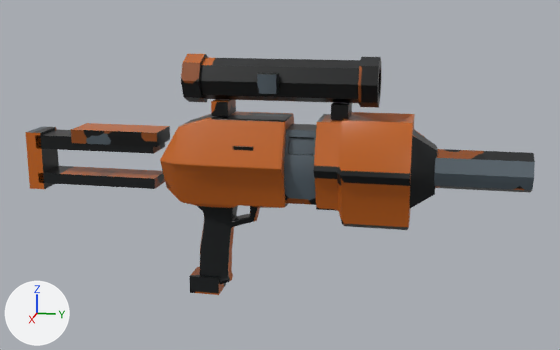
A saved change to the glTF model deathmatch/weapons/cq/scout_pistol.glb.
Rendered twice from a 50 mm lens placed at (1.015, 0.288, 0.344), pointed at (-0.004, 0.084, 0.089). Arrows for +X, +Y and +Z are at lower left; the lights stay in place. The picture after the commit comes second. Vertices at exactly the same position are counted once.

Before the edit, the objects in view are built like this:
```python
me_receiver_001 = bpy.data.meshes.new('Receiver.001')
me_receiver_001.from_pydata(...)  # 471 vertices, 875 faces; spans x -0.06..0.06, y -0.277..0.415, z -0.077..0.253
me_receiver_001.materials.append(mat_scout_pistol_baked)  # picture img_scout_pistol
# before: 441 (-0.024, -0.087, 0.118) at pixel (165, 146), 442 (-0.024, -0.087, 0.137), 445 (0.024, -0.087, 0.118) at pixel (153, 153), 446 (0.024, -0.087, 0.137), 449 (-0.024, -0.087, 0.068)
# before: 450 (-0.024, -0.087, 0.083), 453 (0.024, -0.087, 0.068) at pixel (154, 188), 454 (0.024, -0.087, 0.083) at pixel (154, 178)
me_receiver_003 = bpy.data.meshes.new('Receiver.003')
me_receiver_003.from_pydata(...)  # a box spanning x -0.0196..0.0196, y -0.0214..0.0213, z -0.0126..0.0126
me_receiver_003.materials.append(mat_scout_pistol_baked)  # picture img_scout_pistol
ob_insertedammo = bpy.data.objects.new('InsertedAmmo', me_receiver_003)
ob_insertedammo.location = (0.0, -0.021, -0.0717)
ob_scout_pistol = bpy.data.objects.new('scout_pistol', me_receiver_001)
ob_scout_pistol.location = (0.0, 0.0, 0.0)
```
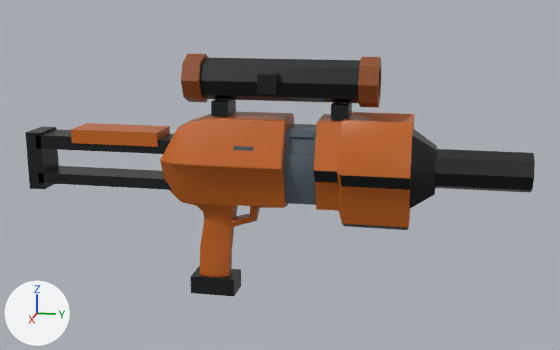
Boxes [x1, y1, x2, y2] around the edits, measured in the pictures (560 x 350 px; the box of a moved part takes in the faces that stretch with it):
```json
{"object": "scout_pistol", "change": "reshaped, surface changed", "before": [25, 54, 535, 284], "after": [25, 54, 535, 277]}
{"object": "InsertedAmmo", "change": "moved, rescaled", "before": [189, 267, 226, 295], "after": [190, 266, 241, 296], "on screen": "37% wider, 7% taller"}
{"part": 1, "of": "me_receiver_001", "change": "moved or reshaped", "before": [36, 129, 165, 189], "after": [35, 129, 174, 190]}
{"part": 2, "of": "me_receiver_001", "change": "surface changed", "before": [25, 54, 535, 284], "after": [25, 54, 535, 277]}
```

Scene script edits in JSON lines:
```json
{"block": "me_receiver_001", "where": "me_receiver_001.from_pydata(...)  # 471 vertices, 875 faces; spans x -0.06..0.06, y -0.277..0.415, z -0.077..0.253"}
{"block": "me_receiver_001", "where": "# used by ob_scout_pistol; location = (0.0, 0.0, 0.0)"}
{"block": "me_receiver_001", "change": "me_receiver_001 part 1"}
{"op": "add", "block": "me_receiver_001", "code": "for i in [441, 442, 445, 446, 449, 450, 453, 454]: me_receiver_001.vertices[i].co += Vector((0.0, 0.039, 0.0))"}
{"block": "me_receiver_001", "change": "me_receiver_001 part 2: texture (UV) coordinates of 860 of 875 faces, centred in x -0.057..0.057, y -0.277..0.415, z -0.076..0.25, changed; they spanned u 0.0..1.0, v 0.0..1.0 and now span u 0.0..1.0, v 0.0..1.0"}
{"block": "me_receiver_003", "where": "# used by ob_insertedammo; location = (0.0, -0.021, -0.0717)"}
{"op": "remove", "block": "me_receiver_003", "code": "me_receiver_003.from_pydata(...)  # 8 vertices, 12 faces; spans x -0.0196..0.0196, y -0.0214..0.0213, z -0.0126..0.0126"}
{"op": "add", "block": "me_receiver_003", "code": "me_receiver_003.from_pydata(...)  # 8 vertices, 12 faces; spans x -0.0206..0.0206, y -0.0319..0.0319, z -0.0126..0.0126"}
{"block": "me_receiver_003", "change": "me_receiver_003 part 3: the whole mesh is scaled about its middle by (1.05, 1.49, 1)"}
{"op": "set", "path": "ob_insertedammo.location", "old": "(0.0, -0.021, -0.0717)", "new": "(0.0, -0.0088, -0.0717)"}
```
